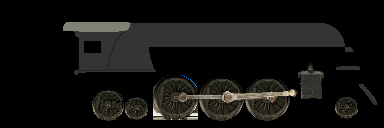
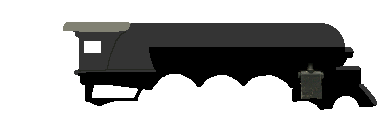
Layered file, before and after one edit (384x128). Changes by layer:
hid "Top Piston Crank" over [222, 89, 298, 103]
hid "Bottom Link" over [176, 91, 278, 103]
hid "Wheel copy 5" over [125, 96, 148, 120]
hid "Wheel copy 4" over [92, 88, 124, 121]
hid "Wheel copy 3" over [335, 96, 358, 119]
hid "Wheel copy 2" over [245, 76, 290, 121]
hid "Wheel copy" over [199, 76, 244, 121]
hid "Wheel" over [153, 75, 198, 120]
